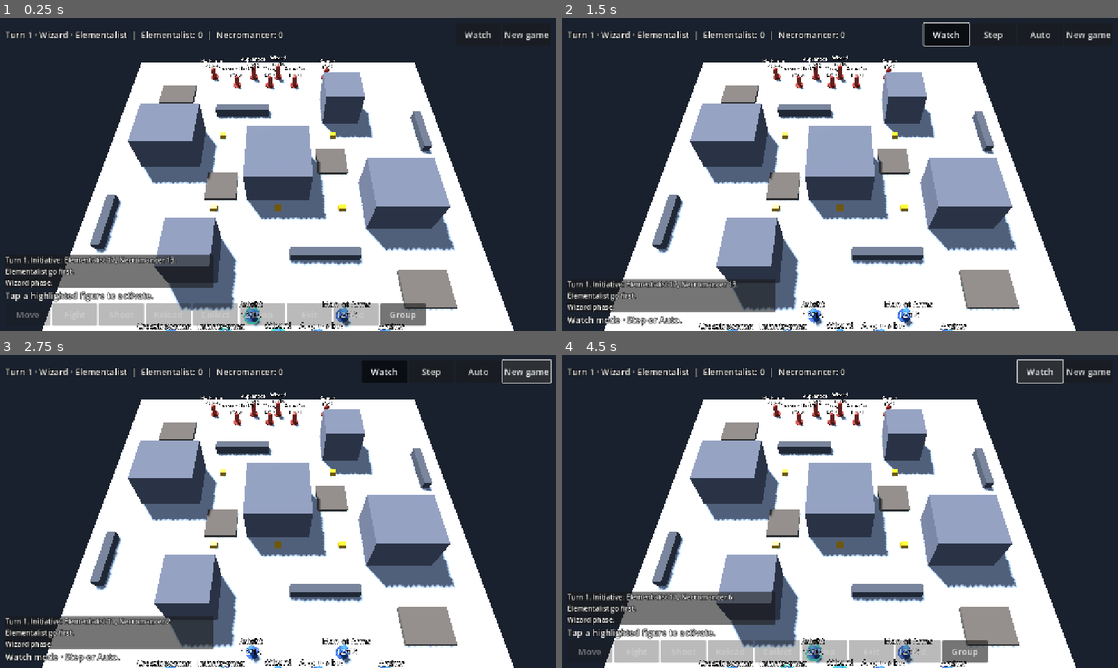
Above: before the commit, frames 1-4 (two rows, left to right).
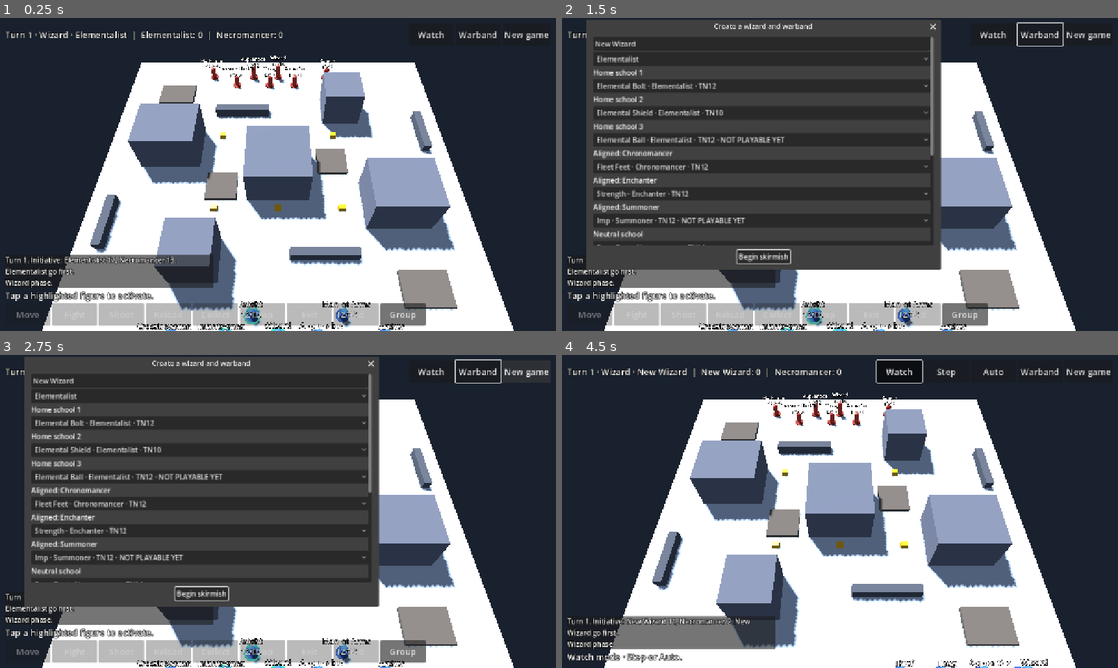
Above: after the commit, the same moments.

Repository: drag0nblad3/Frostgame
Game: Godot game, scene res://scenes/main.tscn
Same seed, same stepped clock (60 frames per second), same inputs: the game is played once before the commit and once after it.
Inputs (mouse positions are in pixels of both pictures, inside the frame that each line leads up to):
- Up to frame 1 (0.25 s): no input
- Up to frame 2 (1.5 s): click (1040, 33) at 0.5 s, where only the run after the commit has a clickable "Warband"; click (923, 305) at 1.25 s, where only the run after the commit has a clickable "Hire"
- Up to frame 3 (2.75 s): click "New game" at 2 s
- Up to frame 4 (4.5 s): click "New game" at 2.75 s; click (762, 592) at 3.5 s, where only the run after the commit has a clickable "Begin skirmish"; click "Watch" at 4.25 s

The runs differ from the first frame. In frame 1, 0.2% of the frame differs, in the area x 75-90%, y 4-7%; in frame 2, 50%; in frame 3, 50%, in the area x 1-100%, y 0-100%; in frame 4, 11%.

Commit message:
Add wizard school and starting warband editor with spell-slot and budget validation

Diff:
--- /dev/null
+++ b/data/schools.json
@@ -0,0 +1,82 @@
+{
+  "chronomancer": {
+    "aligned": [
+      "elementalist",
+      "necromancer",
+      "soothsayer"
+    ],
+    "opposed": "enchanter"
+  },
+  "elementalist": {
+    "aligned": [
+      "chronomancer",
+      "enchanter",
+      "summoner"
+    ],
+    "opposed": "illusionist"
+  },
+  "enchanter": {
+    "aligned": [
+      "elementalist",
+      "sigilist",
+      "witch"
+    ],
+    "opposed": "chronomancer"
+  },
+  "illusionist": {
+    "aligned": [
+      "sigilist",
+      "soothsayer",
+      "thaumaturge"
+    ],
+    "opposed": "elementalist"
+  },
+  "necromancer": {
+    "aligned": [
+      "chronomancer",
+      "summoner",
+      "witch"
+    ],
+    "opposed": "thaumaturge"
+  },
+  "sigilist": {
+    "aligned": [
+      "enchanter",
+      "illusionist",
+      "thaumaturge"
+    ],
+    "opposed": "summoner"
+  },
+  "soothsayer": {
+    "aligned": [
+      "chronomancer",
+      "illusionist",
+      "thaumaturge"
+    ],
+    "opposed": "witch"
+  },
+  "summoner": {
+    "aligned": [
+      "elementalist",
+      "necromancer",
+      "witch"
+    ],
+    "opposed": "sigilist"
+  },
+  "thaumaturge": {
+    "aligned": [
+      "illusionist",
+      "sigilist",
+      "soothsayer"
+    ],
+    "opposed": "necromancer"
+  },
+  "witch": {
+    "aligned": [
+      "enchanter",
+      "necromancer",
+      "summoner"
+    ],
+    "opposed": "soothsayer"
+  }
+}
--- a/data/spells.json
+++ b/data/spells.json
@@ -69,5 +69,119 @@
     "school": "necromancer",
     "number": 10,
     "kind": "resist"
+  },
+  "elemental_ball": {
+    "name": "Elemental Ball",
+    "school": "elementalist",
+    "number": 12,
+    "kind": "unimplemented"
+  },
+  "raise_zombie": {
+    "name": "Raise Zombie",
+    "school": "necromancer",
+    "number": 10,
+    "kind": "unimplemented"
+  },
+  "slow": {
+    "name": "Slow",
+    "school": "chronomancer",
+    "number": 10,
+    "kind": "unimplemented"
+  },
+  "fast_act": {
+    "name": "Fast Act",
+    "school": "chronomancer",
+    "number": 8,
+    "kind": "unimplemented"
+  },
+  "enchant_armour": {
+    "name": "Enchant Armour",
+    "school": "enchanter",
+    "number": 8,
+    "kind": "unimplemented"
+  },
+  "enchant_weapon": {
+    "name": "Enchant Weapon",
+    "school": "enchanter",
+    "number": 8,
+    "kind": "unimplemented"
+  },
+  "invisibility": {
+    "name": "Invisibility",
+    "school": "illusionist",
+    "number": 12,
+    "kind": "unimplemented"
+  },
+  "fools_gold": {
+    "name": "Fool's Gold",
+    "school": "illusionist",
+    "number": 10,
+    "kind": "unimplemented"
+  },
+  "push": {
+    "name": "Push",
+    "school": "sigilist",
+    "number": 8,
+    "kind": "unimplemented"
+  },
+  "explosive_rune": {
+    "name": "Explosive Rune",
+    "school": "sigilist",
+    "number": 10,
+    "kind": "unimplemented"
+  },
+  "furious_quill": {
+    "name": "Furious Quill",
+    "school": "sigilist",
+    "number": 10,
+    "kind": "unimplemented"
+  },
+  "mind_control": {
+    "name": "Mind Control",
+    "school": "soothsayer",
+    "number": 12,
+    "kind": "unimplemented"
+  },
+  "imp": {
+    "name": "Imp",
+    "school": "summoner",
+    "number": 10,
+    "kind": "unimplemented"
+  },
+  "leap": {
+    "name": "Leap",
+    "school": "summoner",
+    "number": 8,
+    "kind": "unimplemented"
+  },
+  "plane_walk": {
+    "name": "Plane Walk",
+    "school": "summoner",
+    "number": 10,
+    "kind": "unimplemented"
+  },
+  "banish": {
+    "name": "Banish",
+    "school": "thaumaturge",
+    "number": 10,
+    "kind": "unimplemented"
+  },
+  "curse": {
+    "name": "Curse",
+    "school": "witch",
+    "number": 8,
+    "kind": "unimplemented"
+  },
+  "fog": {
+    "name": "Fog",
+    "school": "witch",
+    "number": 8,
+    "kind": "unimplemented"
+  },
+  "mud": {
+    "name": "Mud",
+    "school": "witch",
+    "number": 10,
+    "kind": "unimplemented"
   }
 }
--- /dev/null
+++ b/src/core/figures/warband_draft.gd
@@ -0,0 +1,136 @@
+class_name WarbandDraft
+extends RefCounted
+## Starting wizard and recruitment validation (Second Edition pp. 17–32).
+
+const BUDGET := 400
+const MAX_SOLDIERS := 8
+const MAX_SPECIALISTS := 4
+
+var wizard_name := "New Wizard"
+var school := "elementalist"
+var apprentice := true
+var soldiers: Array[String] = ["thug", "thief"]
+var spells: Array[String] = []
+var schools: Dictionary
+var catalog: Dictionary
+var db: FigureDb
+
+
+func _init(figures: FigureDb) -> void:
+	db = figures
+	schools = JsonFile.read("res://data/schools.json")
+	catalog = JsonFile.read("res://data/spells.json")
+
+
+func school_modifier(other: String) -> int:
+	if other == school:
+		return 0
+	if schools[school]["aligned"].has(other):
+		return 2
+	if schools[school]["opposed"] == other:
+		return 6
+	return 4
+
+
+func candidates(slot: int) -> Array[String]:
+	var result: Array[String] = []
+	var aligned: Array = schools[school]["aligned"]
+	for id: String in catalog:
+		var other: String = catalog[id]["school"]
+		if (slot < 3 and other == school) or (slot >= 3 and slot < 6 and other == aligned[slot - 3]) or (slot >= 6 and school_modifier(other) == 4):
+			result.append(id)
+	result.sort_custom(func(a: String, b: String) -> bool:
+		var live_a: bool = catalog[a]["kind"] != "unimplemented"
+		var live_b: bool = catalog[b]["kind"] != "unimplemented"
+		return live_a if live_a != live_b else a < b)
+	return result
+
+
+func choose_defaults() -> void:
+	spells.clear()
+	var neutral: Array[String] = []
+	for slot in 8:
+		for id in candidates(slot):
+			var other: String = catalog[id]["school"]
+			if spells.has(id) or (slot >= 6 and neutral.has(other)):
+				continue
+			spells.append(id)
+			if slot >= 6:
+				neutral.append(other)
+			break
+
+
+func casting_number(id: String) -> int:
+	return int(catalog[id]["number"]) + school_modifier(catalog[id]["school"])
+
+
+func cost() -> int:
+	var total := db.get_def("apprentice").cost if apprentice else 0
+	for id in soldiers:
+		total += db.get_def(id).cost
+	return total
+
+
+func specialists() -> int:
+	var count := 0
+	for id in soldiers:
+		if db.get_def(id).specialist:
+			count += 1
+	return count
+
+
+func errors() -> Array[String]:
+	var result: Array[String] = []
+	if wizard_name.strip_edges().is_empty():
+		result.append("Name your wizard.")
+	if not schools.has(school):
+		result.append("Choose a school.")
+		return result
+	if soldiers.size() > MAX_SOLDIERS or specialists() > MAX_SPECIALISTS or cost() > BUDGET:
+		result.append("Recruitment exceeds budget or roster limits.")
+	if spells.size() != 8:
+		result.append("Select eight spells.")
+		return result
+	var used := {}
+	var neutral := {}
+	for slot in spells.size():
+		var id := spells[slot]
+		if not candidates(slot).has(id) or used.has(id):
+			result.append("Spell slots must be distinct and match school rules.")
+			break
+		used[id] = true
+		if slot >= 6:
+			var other: String = catalog[id]["school"]
+			if neutral.has(other):
+				result.append("Choose two different neutral schools.")
+				break
+			neutral[other] = true
+	return result
+
+
+func can_hire(id: String) -> bool:
+	if not db.figures.has(id):
+		return false
+	var d := db.get_def(id)
+	return d.role == "soldier" and soldiers.size() < MAX_SOLDIERS and cost() + d.cost <= BUDGET and (not d.specialist or specialists() < MAX_SPECIALISTS)
+
+
+func hire(id: String) -> bool:
+	if not can_hire(id):
+		return false
+	soldiers.append(id)
+	return true
+
+
+func as_warband() -> Dictionary:
+	var types: Array[String] = ["wizard"]
+	if apprentice:
+		types.append("apprentice")
+	types.append_array(soldiers)
+	var units: Array = []
+	for i in types.size():
+		units.append({"type": types[i], "at": [4.5 + 3.0 * i, 3.0]})
+	var book := {}
+	for id in spells:
+		book[id] = casting_number(id)
+	return {"name": wizard_name, "school": school, "spells": book, "figures": units}
--- a/src/core/state/spell_actions.gd
+++ b/src/core/state/spell_actions.gd
@@ -21,6 +21,8 @@
 		return false
 	var spell: Dictionary = s.spell_catalog[id]
 	var kind: String = spell["kind"]
+	if kind == "unimplemented":
+		return false
 	if kind == "self":
 		return t == f and f.elemental_shield == 0
 	if kind == "touch" and t != f and not Contact.touching(f.pos, t.pos):
--- a/src/view/battle/battle_scene.gd
+++ b/src/view/battle/battle_scene.gd
@@ -14,6 +14,8 @@
 var player_input: BattleInput
 var _markers: BattleMarkers
 var _dirty := true
+var _roster: Dictionary = {}
+var _setup: WarbandSetup
 var _figures: FigureDb
 var _terrain: TerrainDb
 var _board_view: BoardView
@@ -38,6 +40,7 @@
 	hud.watch_toggled.connect(set_watch_mode)
 	hud.action_pressed.connect(_on_action)
 	hud.new_game_pressed.connect(func() -> void: new_game(0))
+	hud.roster_pressed.connect(_open_roster)
 	_rig.tapped.connect(_on_tap)
 	_markers = BattleMarkers.new()
 	add_child(_markers)
@@ -51,7 +54,10 @@
 	auto_play = false
 	hud.set_auto(false)
 	_wait = 0.0
-	var state := ScenarioLoader.load_id(SCENARIO, _figures, _terrain)
+	var data := JsonFile.read(ScenarioLoader.DIR + SCENARIO + ".json")
+	if not _roster.is_empty():
+		data["warbands"][0] = _roster.duplicate(true)
+	var state := ScenarioLoader.from_dict(data, _figures, _terrain)
 	controller = GameController.new(state, Dice.new(seed_value))
 	_board_view.build(state.board)
 	_rig.look_at_table(TableSpace.to_world(state.board.size * 0.5))
@@ -83,7 +89,7 @@
 
 
 func _process(delta: float) -> void:
-	if controller == null or not player.idle():
+	if (_setup != null and _setup.visible) or controller == null or not player.idle():
 		_wait = 0.0
 		return
 	if _dirty:
@@ -109,7 +115,7 @@
 
 
 func _human_turn() -> bool:
-	return not watch_mode and not controller.state.over and controller.state.current_side() == player_side
+	return (_setup == null or not _setup.visible) and not watch_mode and not controller.state.over and controller.state.current_side() == player_side
 
 
 func _on_event(_event: GameEvent) -> void:
@@ -172,3 +178,15 @@
 	e.ambient_light_energy = 0.35
 	env.environment = e
 	add_child(env)
+
+
+func _open_roster() -> void:
+	if _setup == null:
+		_setup = WarbandSetup.new()
+		add_child(_setup)
+		_setup.setup(_figures)
+		_setup.drafted.connect(func(roster: Dictionary) -> void:
+			_roster = roster
+			watch_mode = false
+			new_game(0))
+	_setup.popup_centered_ratio(0.9)
--- a/src/view/hud/battle_hud.gd
+++ b/src/view/hud/battle_hud.gd
@@ -6,6 +6,7 @@
 signal auto_toggled(on: bool)
 signal watch_toggled(on: bool)
 signal new_game_pressed
+signal roster_pressed
 signal action_pressed(action: String)
 
 const LOG_LINES := 4
@@ -48,6 +49,7 @@
 	_auto = _button("Auto", func() -> void: auto_toggled.emit(_auto.button_pressed))
 	_auto.toggle_mode = true
 	top.add_child(_auto)
+	top.add_child(_button("Warband", func() -> void: roster_pressed.emit()))
 	top.add_child(_button("New game", func() -> void: new_game_pressed.emit()))
 	_blocks.append(top)
 	var spacer := Control.new()
--- /dev/null
+++ b/src/view/hud/warband_setup.gd
@@ -0,0 +1,141 @@
+class_name WarbandSetup
+extends AcceptDialog
+## Modal roster editor for a new skirmish, with live rules validation.
+
+signal drafted(roster: Dictionary)
+
+var draft: WarbandDraft
+var _spell_rows: VBoxContainer
+var _recruits: OptionButton
+var _roster: ItemList
+var _summary: Label
+var _name: LineEdit
+var _school: OptionButton
+var _apprentice: CheckBox
+var _hire: Button
+
+
+func setup(db: FigureDb) -> void:
+	draft = WarbandDraft.new(db)
+	draft.choose_defaults()
+	title = "Create a wizard and warband"
+	get_ok_button().text = "Begin skirmish"
+	dialog_hide_on_ok = false
+	var scroll := ScrollContainer.new()
+	scroll.custom_minimum_size = Vector2(700, 480)
+	add_child(scroll)
+	var body := VBoxContainer.new()
+	body.size_flags_horizontal = Control.SIZE_EXPAND_FILL
+	scroll.add_child(body)
+	_name = LineEdit.new()
+	_name.placeholder_text = "Wizard name"
+	_name.text = draft.wizard_name
+	body.add_child(_name)
+	_name.text_changed.connect(func(value: String) -> void:
+		draft.wizard_name = value
+		_update())
+	_school = OptionButton.new()
+	for id: String in draft.schools:
+		_school.add_item(id.capitalize())
+		_school.set_item_metadata(_school.item_count - 1, id)
+		if id == draft.school:
+			_school.select(_school.item_count - 1)
+	body.add_child(_school)
+	_school.item_selected.connect(_change_school)
+	_spell_rows = VBoxContainer.new()
+	body.add_child(_spell_rows)
+	_apprentice = CheckBox.new()
+	_apprentice.text = "Hire apprentice (100 gc)"
+	_apprentice.button_pressed = draft.apprentice
+	body.add_child(_apprentice)
+	_apprentice.toggled.connect(func(on: bool) -> void:
+		draft.apprentice = on
+		_update())
+	var row := HBoxContainer.new()
+	body.add_child(row)
+	_recruits = OptionButton.new()
+	_recruits.size_flags_horizontal = Control.SIZE_EXPAND_FILL
+	for id: String in db.figures:
+		var d := db.get_def(id)
+		if d.role != "soldier":
+			continue
+		_recruits.add_item("%s · %d gc%s" % [d.name, d.cost, " · Specialist" if d.specialist else ""])
+		_recruits.set_item_metadata(_recruits.item_count - 1, id)
+	row.add_child(_recruits)
+	_recruits.item_selected.connect(func(_i: int) -> void: _update())
+	_hire = Button.new()
+	_hire.text = "Hire"
+	row.add_child(_hire)
+	_hire.pressed.connect(func() -> void:
+		draft.hire(str(_recruits.get_selected_metadata()))
+		_update())
+	_roster = ItemList.new()
+	_roster.custom_minimum_size.y = 130
+	body.add_child(_roster)
+	var remove := Button.new()
+	remove.text = "Remove selected soldier"
+	body.add_child(remove)
+	remove.pressed.connect(func() -> void:
+		var selected := _roster.get_selected_items()
+		if not selected.is_empty():
+			draft.soldiers.remove_at(selected[0])
+			_update())
+	_summary = Label.new()
+	_summary.autowrap_mode = TextServer.AUTOWRAP_WORD_SMART
+	body.add_child(_summary)
+	confirmed.connect(_confirm)
+	_rebuild_spells()
+	_update()
+
+
+func _change_school(index: int) -> void:
+	draft.school = str(_school.get_item_metadata(index))
+	draft.choose_defaults()
+	_rebuild_spells()
+	_update()
+
+
+func _rebuild_spells() -> void:
+	for child in _spell_rows.get_children():
+		_spell_rows.remove_child(child)
+		child.queue_free()
+	for slot in 8:
+		var choice := OptionButton.new()
+		var label := Label.new()
+		label.text = "Home school %d" % (slot + 1) if slot < 3 else ("Aligned: " + str(draft.schools[draft.school]["aligned"][slot - 3]).capitalize() if slot < 6 else "Neutral school")
+		_spell_rows.add_child(label)
+		for id in draft.candidates(slot):
+			var info: Dictionary = draft.catalog[id]
+			var live: bool = info["kind"] != "unimplemented"
+			choice.add_item("%s · %s · TN%d%s" % [info["name"], str(info["school"]).capitalize(), draft.casting_number(id), "" if live else " · NOT PLAYABLE YET"])
+			choice.set_item_metadata(choice.item_count - 1, id)
+			if draft.spells[slot] == id:
+				choice.select(choice.item_count - 1)
+		_spell_rows.add_child(choice)
+		choice.item_selected.connect(func(index: int) -> void:
+			draft.spells[slot] = str(choice.get_item_metadata(index))
+			_update())
+
+
+func _update() -> void:
+	if _summary == null:
+		return
+	_roster.clear()
+	for id in draft.soldiers:
+		var d := draft.db.get_def(id)
+		_roster.add_item("%s · %d gc" % [d.name, d.cost])
+	var problems := draft.errors()
+	var live := 0
+	for id in draft.spells:
+		if draft.catalog[id]["kind"] != "unimplemented":
+			live += 1
+	_summary.text = "%d gc left | %d/8 soldiers | %d/4 specialists | %d/8 live spells\n%s" % [WarbandDraft.BUDGET - draft.cost(), draft.soldiers.size(), draft.specialists(), live, "Some spells are pending implementation. Only live spells can be cast." if problems.is_empty() else "\n".join(problems)]
+	_hire.disabled = not draft.can_hire(str(_recruits.get_selected_metadata()))
+	get_ok_button().disabled = not problems.is_empty()
+
+
+func _confirm() -> void:
+	if not draft.errors().is_empty():
+		return
+	drafted.emit(draft.as_warband())
+	hide()
--- /dev/null
+++ b/tests/unit/test_warband.gd
@@ -0,0 +1,34 @@
+extends TestCase
+
+
+func test_all_schools_have_valid_initial_choices() -> void:
+	var d := WarbandDraft.new(db())
+	for school: String in d.schools:
+		d.school = school
+		d.choose_defaults()
+		check_eq(d.spells.size(), 8, school)
+		check(d.errors().is_empty(), school)
+
+
+func test_budget_and_specialist_limit() -> void:
+	var d := WarbandDraft.new(db())
+	d.choose_defaults()
+	d.soldiers.clear()
+	check_eq(d.cost(), 100)
+	for i in 4:
+		check(d.hire("archer"))
+	check_eq(d.cost(), 400)
+	check(not d.hire("archer"))
+	check(d.hire("thief"))
+	check(d.errors().is_empty())
+	check_eq(d.as_warband()["figures"].size(), 7)
+
+
+func test_spell_constraints() -> void:
+	var d := WarbandDraft.new(db())
+	d.choose_defaults()
+	check_eq(d.school_modifier("chronomancer"), 2)
+	check_eq(d.school_modifier("necromancer"), 4)
+	check_eq(d.school_modifier("illusionist"), 6)
+	d.spells[1] = d.spells[0]
+	check(not d.errors().is_empty())
Not shown, changed: docs/PLANNING.md
Not shown, changed: docs/rules-coverage.md
